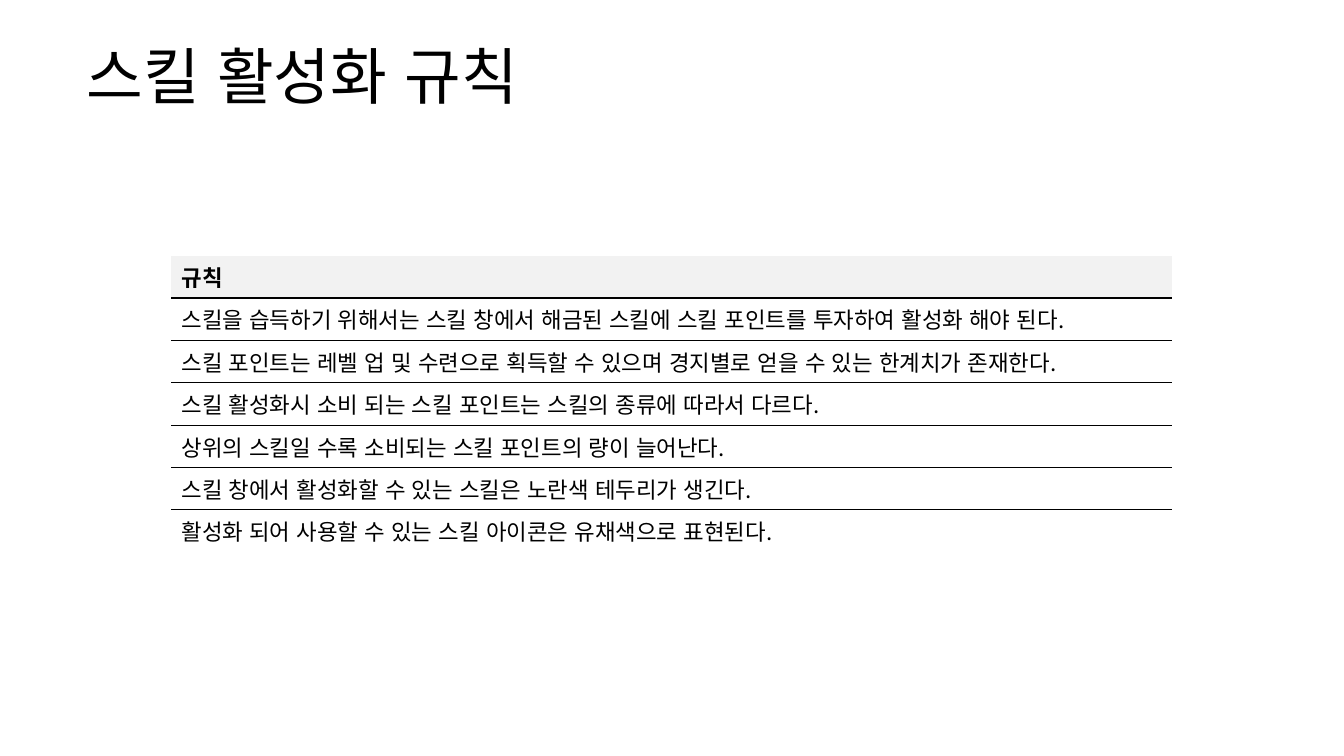
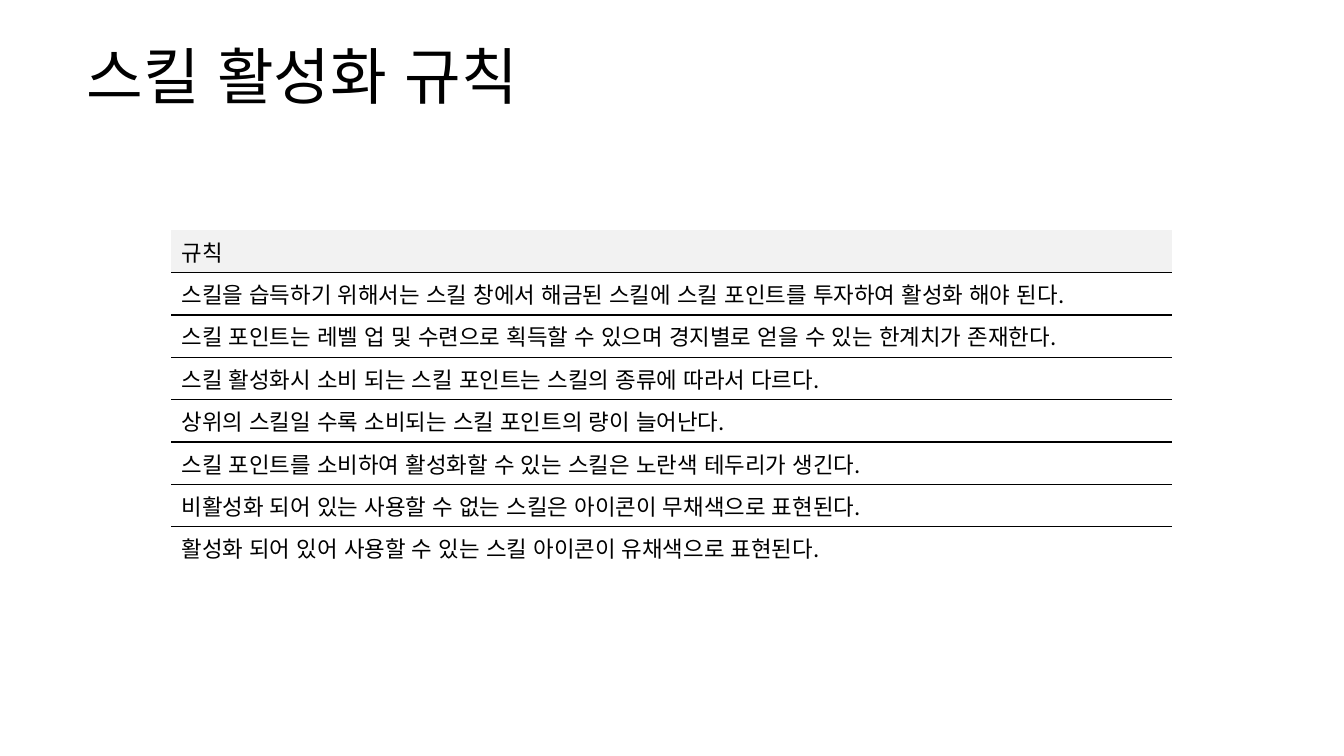
Before and after one commit to yjk0401/unityenginebasic_9th, a slide deck: slide 7 of 기획/방랑엽사전/스킬 시스템 기획서.pptx. Drawn at 1344x756 pixels with LibreOffice and Linux fonts; fonts in the diff are those of the drawing. Boxes give left, top, right and bottom in pixels: in the first picture for what was removed or moved away, otherwise in the second. Text is boxed around its words. In the diff, an @@ line names an element or a change of style, - is before the commit and + after.

```diff
--- a/기획/방랑엽사전/스킬 시스템 기획서.pptx
+++ b/기획/방랑엽사전/스킬 시스템 기획서.pptx
@@ table at (x1=171, y1=230, x2=1173, y2=563) @@
-row 6: 스킬 창에서 활성화할 수 있는 스킬은 노란색 테두리가 생긴다.
-row 7: 활성화 되어 사용할 수 있는 스킬 아이콘은 유채색으로 표현된다.
+row 6: 스킬 포인트를 소비하여 활성화할 수 있는 스킬은 노란색 테두리가 생긴다.
+row 7: 비활성화 되어 있는 사용할 수 없는 스킬은 아이콘이 무채색으로 표현된다.
+row 8: 활성화 되어 있어 사용할 수 있는 스킬 아이콘이 유채색으로 표현된다.
@@ table resized from (x1=171, y1=256, x2=1173, y2=546) to (x1=171, y1=230, x2=1173, y2=563) @@
```
Also in this commit, not shown: 3 other slides changed, 3 slides added, 2 other files.
